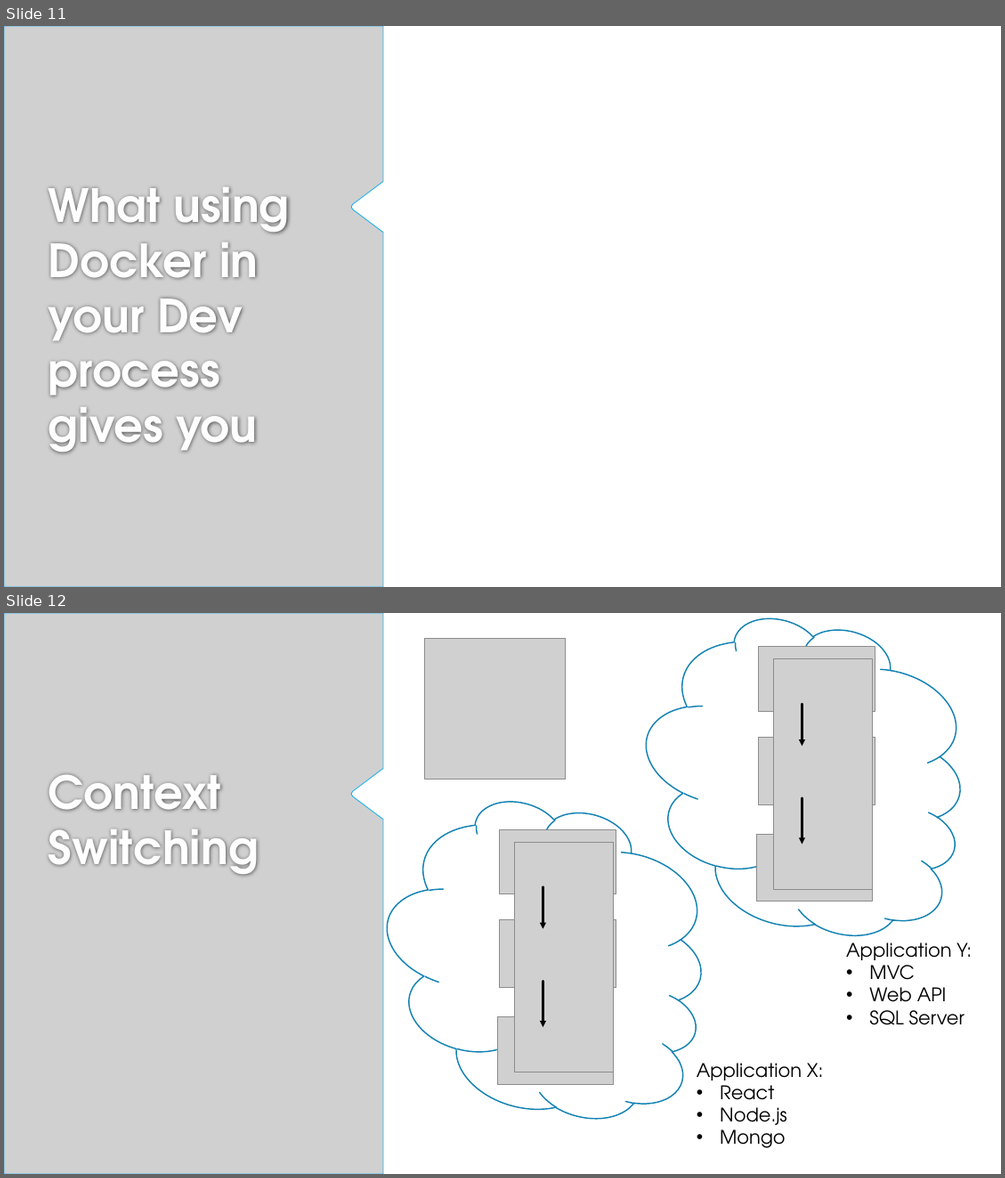
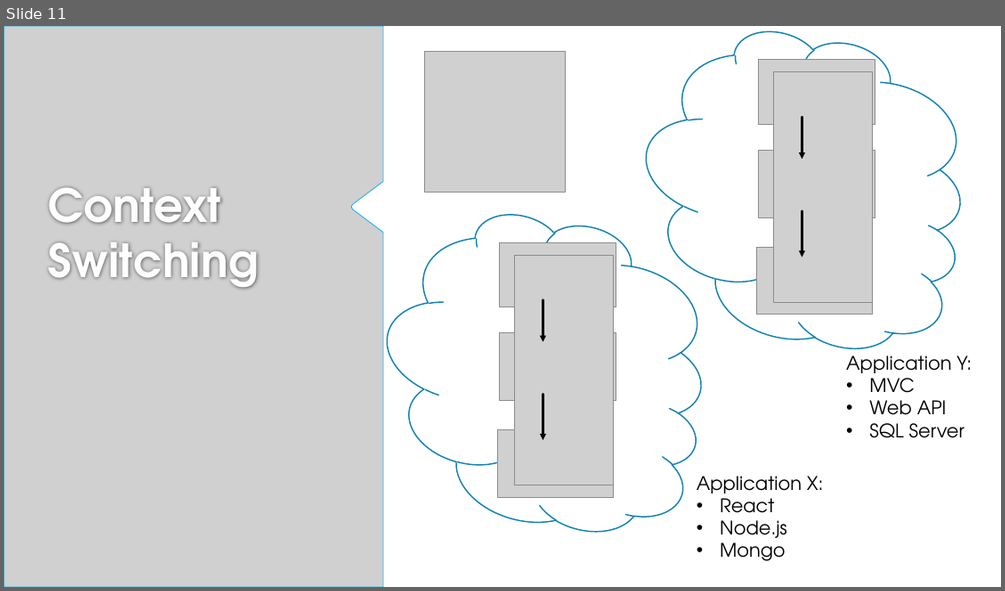
Before and after one commit to dcook-net/DockerisingDotNetAppsTalk, a slide deck: Dockerising .Net Applications v2.pptx. Shown one above the other, each under a label of ours: slides 11 and 12 before the commit, slide 11 after it. The pictures are 1005x1178 and 1005x591 pixels, drawn with LibreOffice and Linux fonts; fonts in the diff are those of the drawing; grey boxes stand for pictures; background and template pictures are left out. Boxes give left, top, right and bottom in pixels: in the first picture for what was removed or moved away, otherwise in the second. Text is boxed around its words. In the diff, an @@ line names an element or a change of style, - is before the commit and + after.

```diff
--- a/Dockerising .Net Applications v2.pptx
+++ b/Dockerising .Net Applications v2.pptx
@@ slide 11 removed at <box>4,26,1001,587</box>, background #FFFFFF @@
@@ picture removed at <box>4,26,383,587</box> @@
@@ title removed at <box>48,187,290,453</box> @@
-What using Docker in your Dev process gives you
@@ what was slide 12 is now slide 11 @@
```
Also in this commit, not shown: 3 slides changed, 9 slides added, 12 other slides removed, 16 other files.
